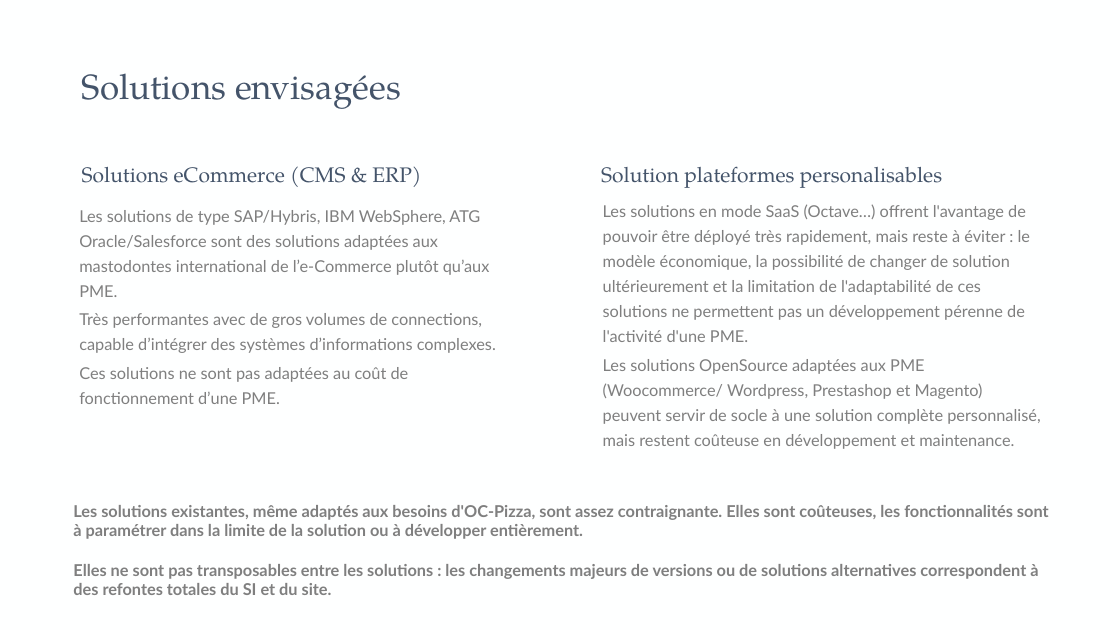
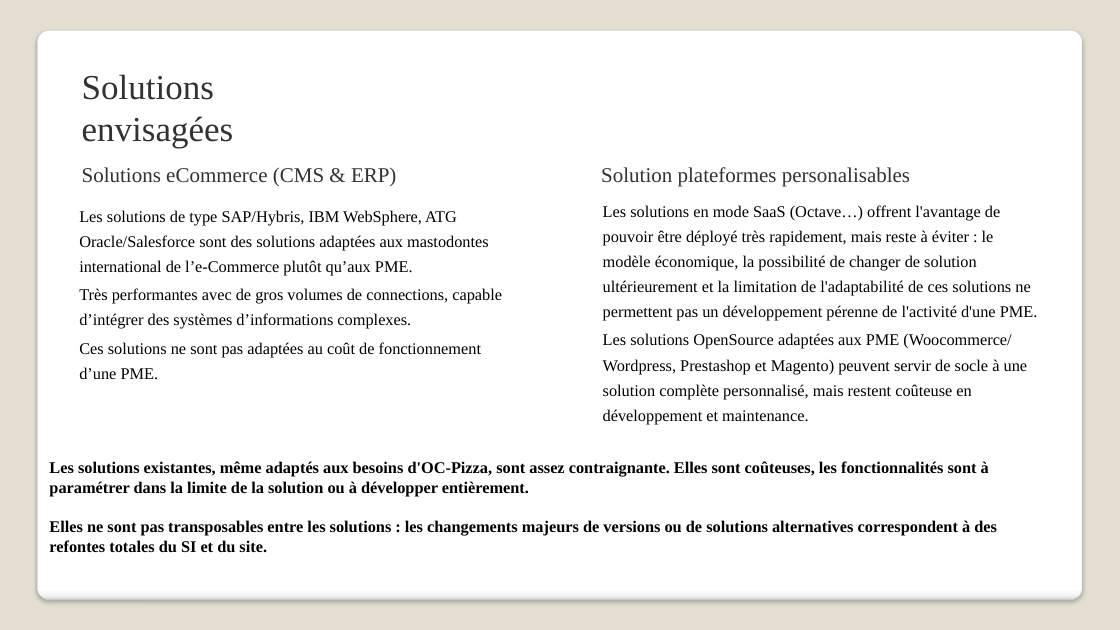
Before and after one commit to rvallet/oc-pizza, a slide deck: slide 4 of pdf/src/Solution_Technique_OC-Pizza_RemyVALLET.pptx (slide 3 before the commit). Drawn at 1120x630 pixels with LibreOffice and Linux fonts; fonts in the diff are those of the drawing. Boxes give left, top, right and bottom in pixels: in the first picture for what was removed or moved away, otherwise in the second. Text is boxed around its words. In the diff, an @@ line names an element or a change of style, - is before the commit and + after.

Commit message:
update pour correction avant soutenance blanche

```diff
--- a/pdf/src/Solution_Technique_OC-Pizza_RemyVALLET.pptx
+++ b/pdf/src/Solution_Technique_OC-Pizza_RemyVALLET.pptx
@@ background #FEFFFF to #E3DED1 @@
@@ rounded rectangle added at [37, 30, 1083, 599], fill gradient #FFFFFF to #F7F7F7 to #DADADA, outline #A4A4A4 0.16 pt @@
@@ font TeX Gyre Pagella to Times New Roman, text colour #44546A to #323232 in 3 elements at [82, 167, 396, 186], [601, 167, 910, 187], [82, 74, 234, 148] @@
@@ font Lato to Times New Roman, text colour #7F7F7F to #000000 in 3 elements at [79, 210, 502, 379], [603, 205, 1038, 425], [49, 461, 997, 553] @@
@@ text "Les solutions existantes, même adaptés ...": place and size @@
-text "Les solutions existantes, même adaptés ..." at [73, 505, 1049, 595]
+text "Les solutions existantes, même adaptés ..." at [49, 461, 997, 553]
```
Also in this commit, not shown: 5 other slides changed, 1 slide added, 1 other file.
